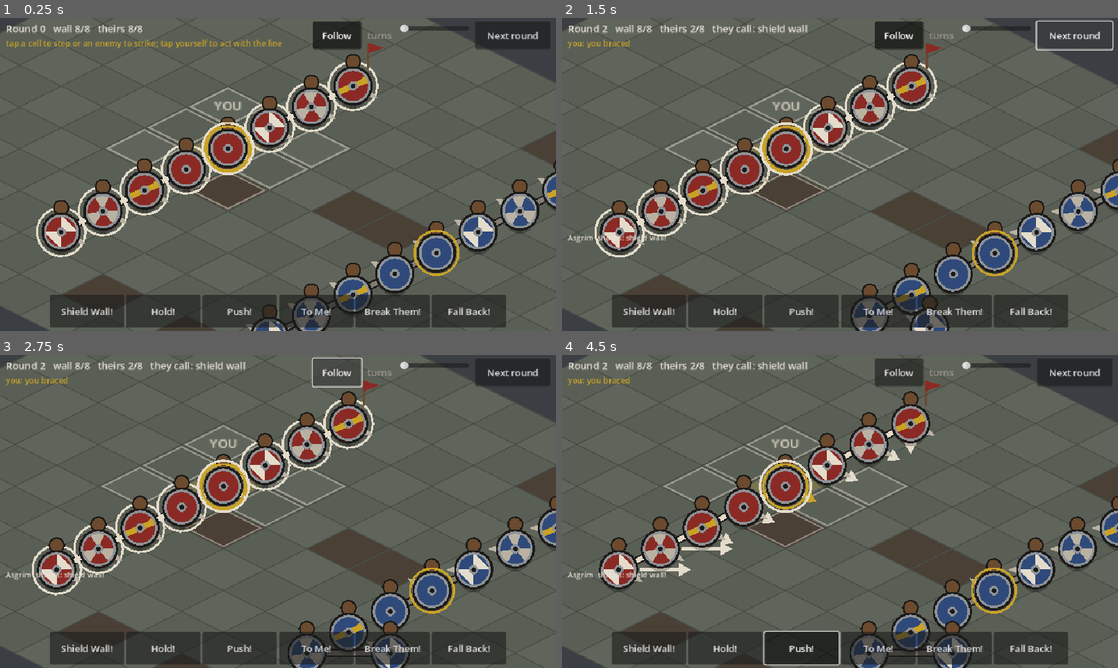
Above: before the commit, frames 1-4 (two rows, left to right).
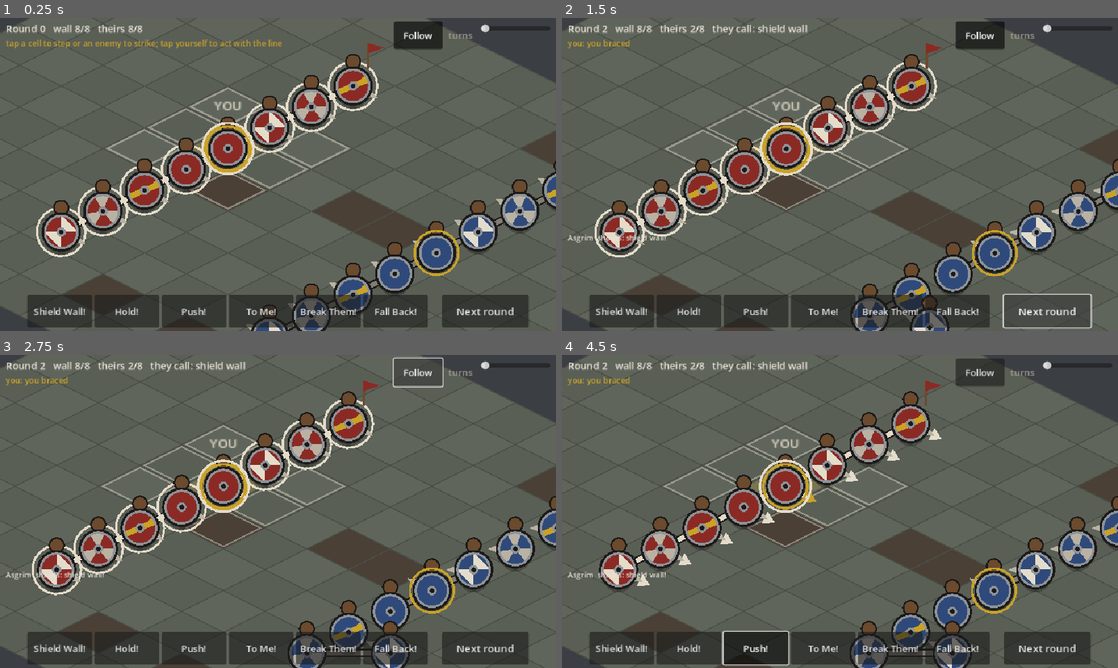
Above: after the commit, the same moments.

Repository: UnlikelyContact/Ringgiver
Game: Godot game, scene res://view/main.tscn
Two runs of this game, one before a commit and one after it. Both use one fixed random seed, a clock stepped at 60 frames per second and the inputs below.
Inputs:
- Up to frame 1 (0.25 s): no input
- Up to frame 2 (1.5 s): click "Next round" at 0.5 s; click "Next round" at 1.25 s
- Up to frame 3 (2.75 s): click "Follow" at 2 s
- Up to frame 4 (4.5 s): click "Shield Wall!" at 2.75 s; click "Hold!" at 3.5 s; click "Push!" at 4.25 s

The runs differ from the first frame. In frame 1, 4.7% of the frame differs, in the area x 5-99%, y 1-99%; in frame 2, 4.0%; in frame 3, 4.0%; in frame 4, 5.2%, in the area x 5-99%, y 1-100%.

Commit message:
Push advances the line together and holds it when engaged; HUD fits phone widths, Next round by the thumb
Co-Authored-By: Claude Fable 5.1 <noreply@anthropic.com>
Claude-Session: https://claude.ai/code/session_01P5EsvQHo48suzdDpxkAELG

Diff:
--- a/game/sim/combat/decision.gd
+++ b/game/sim/combat/decision.gd
@@ -138,7 +138,11 @@
 		return Action.brace()
 	var toward := BattleGrid.direction_to(w.pos, near.pos)
 	if not grid.line_neighbors(w).is_empty():
-		var advance := _advance_direction(w, enemies)
+		# One direction for the whole line, taken from the leader's position.
+		var anchor := leader if leader != null and leader.is_active() and leader.side == w.side else w
+		var advance := _advance_direction(anchor, enemies)
+		if _line_in_contact(grid, w, enemies):
+			return Action.brace(advance)  # the line is engaged: hold it together
 		var ahead := w.pos + advance
 		if grid.is_free(ahead):
 			return Action.move_to(ahead, advance)
@@ -243,6 +247,23 @@
 	return Vector2i(-1, -1)
 
 
+## True when any man connected to w through locked line neighbours has an
+## enemy adjacent: the line is engaged and should not walk apart.
+static func _line_in_contact(grid: BattleGrid, w: Warrior, enemies: Array[Warrior]) -> bool:
+	var seen := {w: true}
+	var queue: Array[Warrior] = [w]
+	while not queue.is_empty():
+		var m: Warrior = queue.pop_front()
+		for e in enemies:
+			if e.is_active() and BattleGrid.chebyshev(m.pos, e.pos) == 1:
+				return true
+		for n in grid.line_neighbors(m):
+			if not seen.has(n):
+				seen[n] = true
+				queue.append(n)
+	return false
+
+
 ## The direction a line advances: from this man toward the enemy's centre,
 ## snapped to eight directions, so neighbours step the same way.
 static func _advance_direction(w: Warrior, enemies: Array[Warrior]) -> Vector2i:
--- a/game/view/battle_view.gd
+++ b/game/view/battle_view.gd
@@ -196,6 +196,8 @@
 					out.append("you braced")
 				CombatTypes.ActionKind.ATTACK:
 					out.append("you struck at %s but the exchange went nowhere" % (a.target.display_name if a.target else "?"))
+	if out.size() > 2:
+		out = out.slice(0, 2)
 	return "; ".join(out)
 
 
--- a/game/view/hud.gd
+++ b/game/view/hud.gd
@@ -43,10 +43,14 @@
 	status = Label.new()
 	status.add_theme_color_override("font_color", Palette.TEXT)
 	status.add_theme_font_size_override("font_size", 17)
+	status.autowrap_mode = TextServer.AUTOWRAP_WORD_SMART
+	status.custom_minimum_size = Vector2(200, 0)
 	left.add_child(status)
 	you_label = Label.new()
 	you_label.add_theme_color_override("font_color", Palette.GOLD)
 	you_label.add_theme_font_size_override("font_size", 14)
+	you_label.autowrap_mode = TextServer.AUTOWRAP_WORD_SMART
+	you_label.custom_minimum_size = Vector2(200, 0)
 	left.add_child(you_label)
 	follow_btn = Button.new()
 	follow_btn.text = "Follow"
@@ -70,9 +74,9 @@
 		_refresh())
 	top.add_child(pulse_slider)
 	next_btn = Button.new()
-	next_btn.custom_minimum_size = Vector2(130, 48)
+	next_btn.custom_minimum_size = Vector2(150, 56)
+	next_btn.add_theme_font_size_override("font_size", 18)
 	next_btn.pressed.connect(_on_next)
-	top.add_child(next_btn)
 
 	var bottom := HBoxContainer.new()
 	bottom.set_anchors_preset(Control.PRESET_BOTTOM_WIDE)
@@ -85,11 +89,15 @@
 	for s in SHOUTS:
 		var b := Button.new()
 		b.text = CombatTypes.SHOUT_NAMES[s].capitalize() + "!"
-		b.custom_minimum_size = Vector2(128, 52)
+		b.custom_minimum_size = Vector2(112, 52)
 		b.toggle_mode = true
 		b.pressed.connect(_on_shout.bind(s))
 		bottom.add_child(b)
 		shout_buttons[s] = b
+	var gap := Control.new()
+	gap.custom_minimum_size = Vector2(16, 0)
+	bottom.add_child(gap)
+	bottom.add_child(next_btn)
 
 	log_label = RichTextLabel.new()
 	log_label.set_anchors_preset(Control.PRESET_BOTTOM_LEFT)
